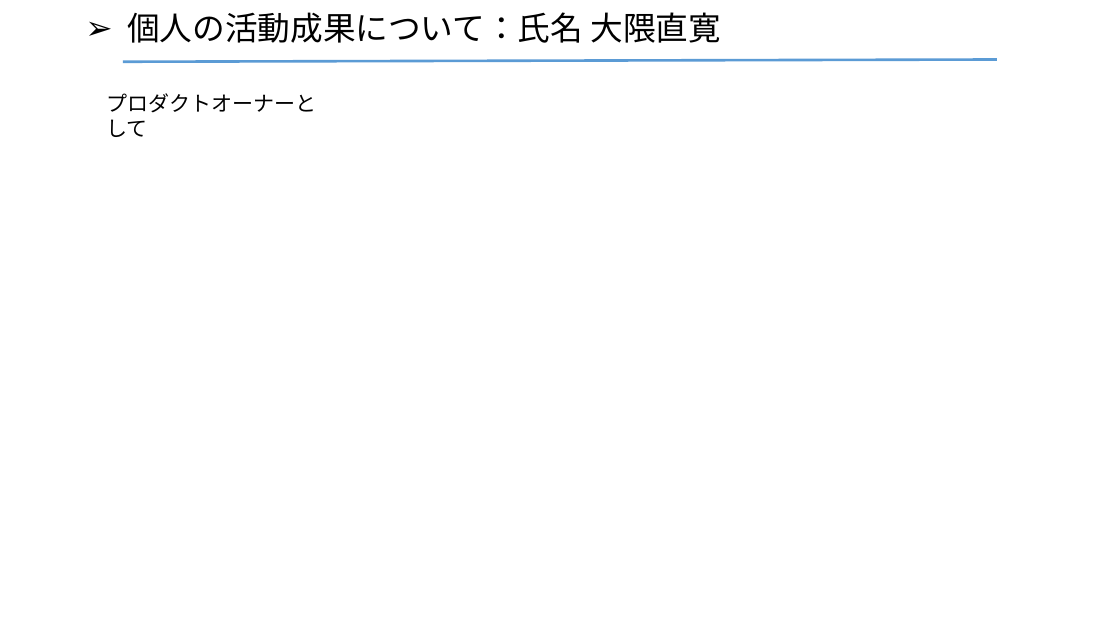
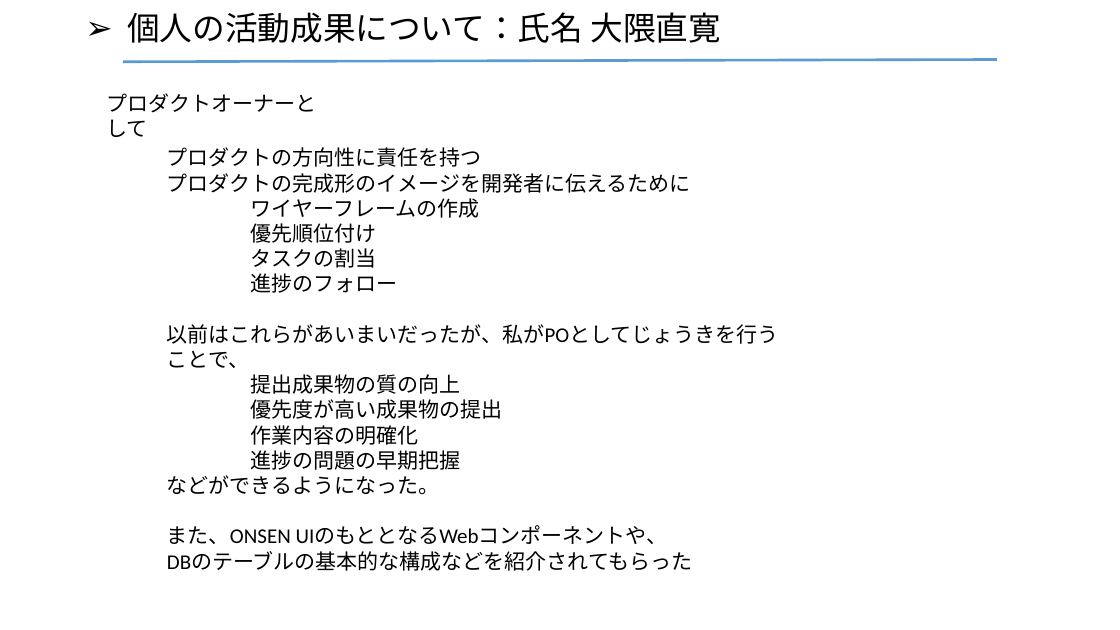
Before and after one commit to hal0527/tyuubachi_h1, a slide deck: slide 1 of okuma_naohiro.pptx. Drawn at 1120x630 pixels with LibreOffice and Linux fonts; fonts in the diff are those of the drawing. Boxes give left, top, right and bottom in pixels: in the first picture for what was removed or moved away, otherwise in the second. Text is boxed around its words. In the diff, an @@ line names an element or a change of style, - is before the commit and + after.

Commit message:
body text added

```diff
--- a/okuma_naohiro.pptx
+++ b/okuma_naohiro.pptx
@@ text added at <box>167,147,779,571</box>, 18 pt, text #000000 @@
+プロダクトの方向性に責任を持つ
+プロダクトの完成形のイメージを開発者に伝えるために
+ワイヤーフレームの作成
+優先順位付け
+タスクの割当
+進捗のフォロー
+以前はこれらがあいまいだったが、私がPOとしてじょうきを行うことで、
+提出成果物の質の向上
+優先度が高い成果物の提出
+作業内容の明確化
+進捗の問題の早期把握
+などができるようになった。
+また、ONSEN UIのもととなるWebコンポーネントや、
+DBのテーブルの基本的な構成などを紹介されてもらった
```
